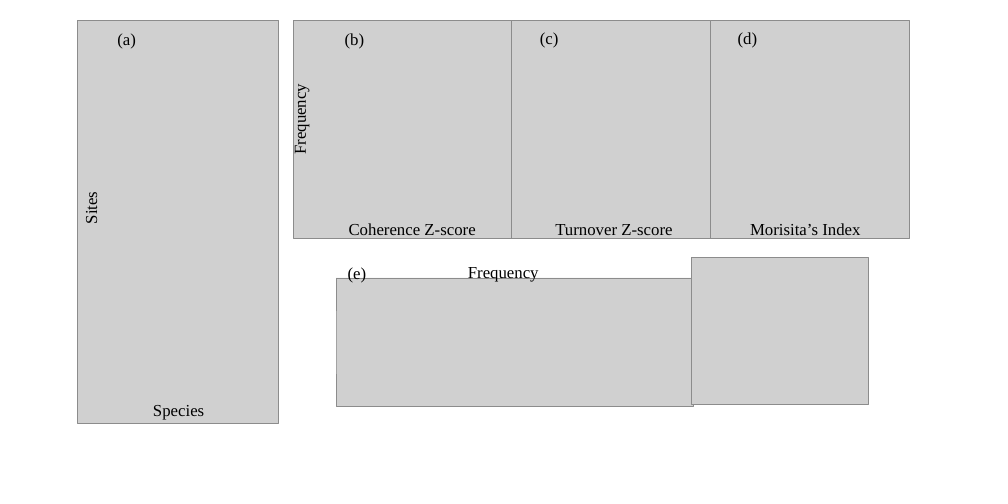
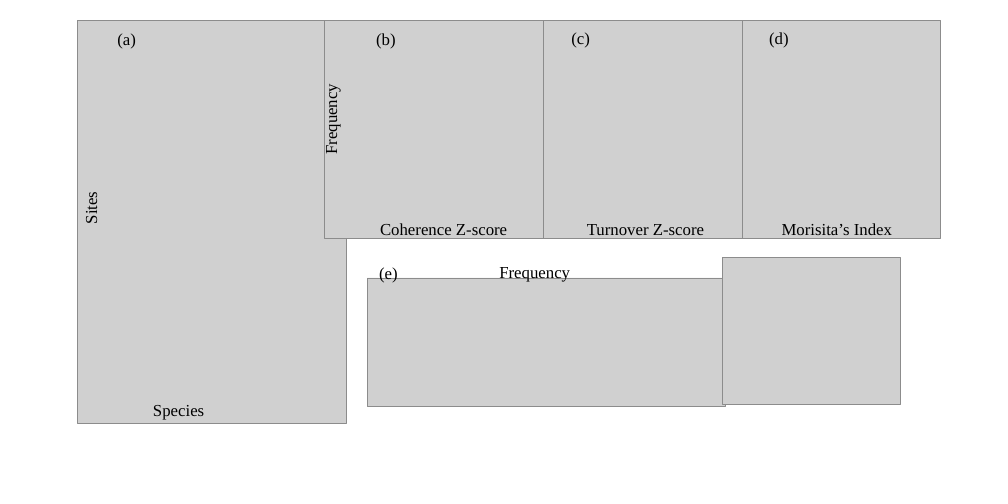
Before and after one commit to jrmihalj/Occ.Modeling.Metacoms, a slide deck: slide 1 of Tables_Figures/Example1/Example1_Fig.pptx. Drawn at 1008x504 pixels with LibreOffice and Linux fonts; fonts in the diff are those of the drawing; grey boxes stand for pictures. Boxes give left, top, right and bottom in pixels: in the first picture for what was removed or moved away, otherwise in the second. Text is boxed around its words. In the diff, an @@ line names an element or a change of style, - is before the commit and + after.

```diff
--- a/Tables_Figures/Example1/Example1_Fig.pptx
+++ b/Tables_Figures/Example1/Example1_Fig.pptx
@@ picture: place and size @@
-picture at [77,20,279,423]
+picture at [77,20,346,423]
@@ 9 texts, 5 pictures: place and size @@
-9 texts, 5 pictures at [291,20,910,407]
+9 texts, 5 pictures at [322,20,941,407]
```
Also in this commit, not shown: 6 other files.
